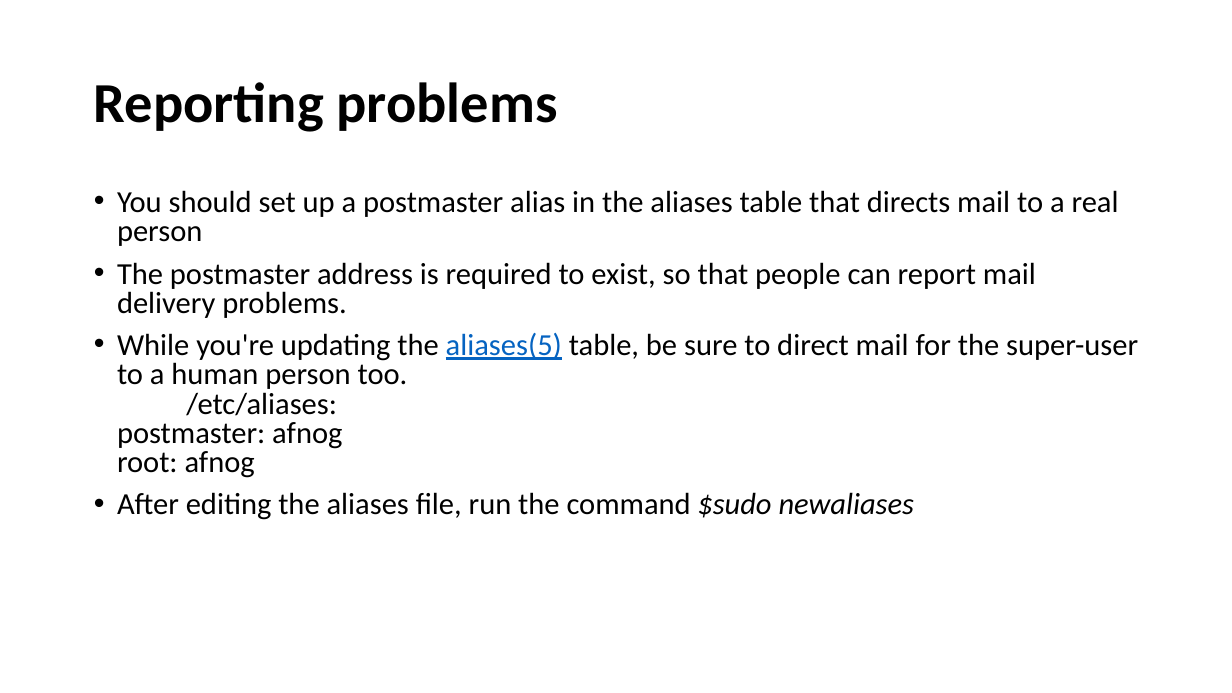
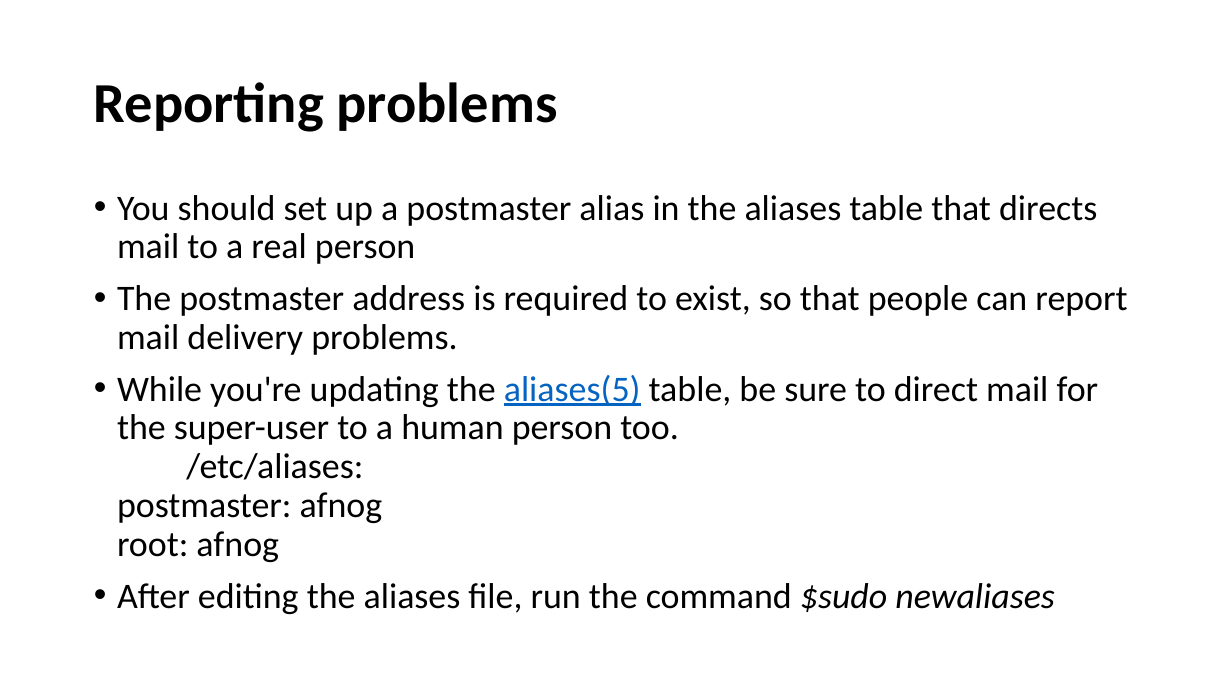
Before and after one commit to afnog/sse, a slide deck: slide 18 of postfix/postfix_preso.pptx (slide 12 before the commit). Drawn at 1232x693 pixels with LibreOffice and Linux fonts; fonts in the diff are those of the drawing. Boxes give left, top, right and bottom in pixels: in the first picture for what was removed or moved away, otherwise in the second. Text is boxed around its words. In the diff, an @@ line names an element or a change of style, - is before the commit and + after.

```diff
--- a/postfix/postfix_preso.pptx
+++ b/postfix/postfix_preso.pptx
@@ text "You should set up a ..." at [117,195,1127,614]: size 23.8 to 28 pt; line spacing 0.8 to 0.9 @@
```
Also in this commit, not shown: 5 other slides changed, 6 slides added, 3 other files.
